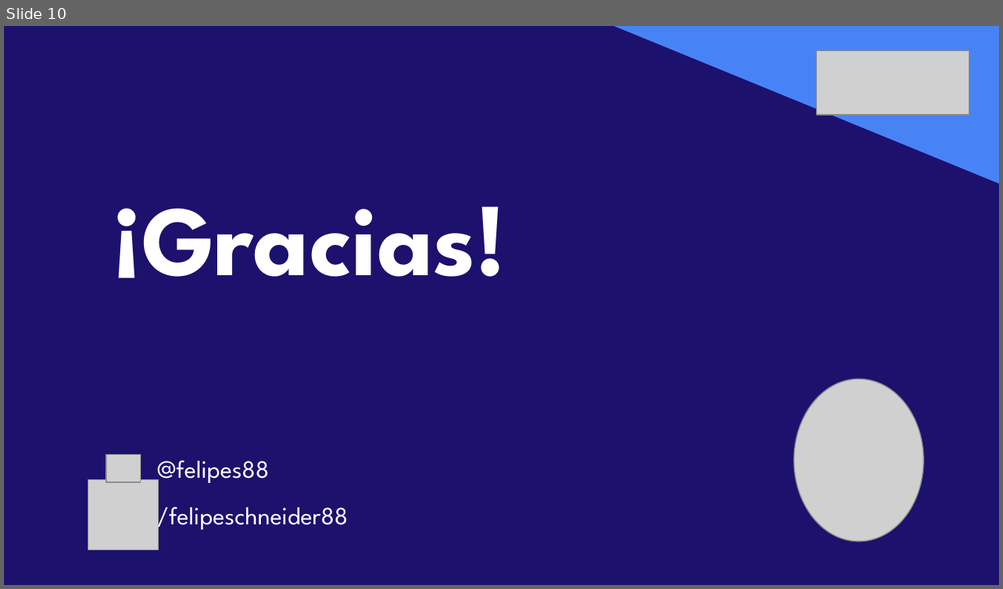
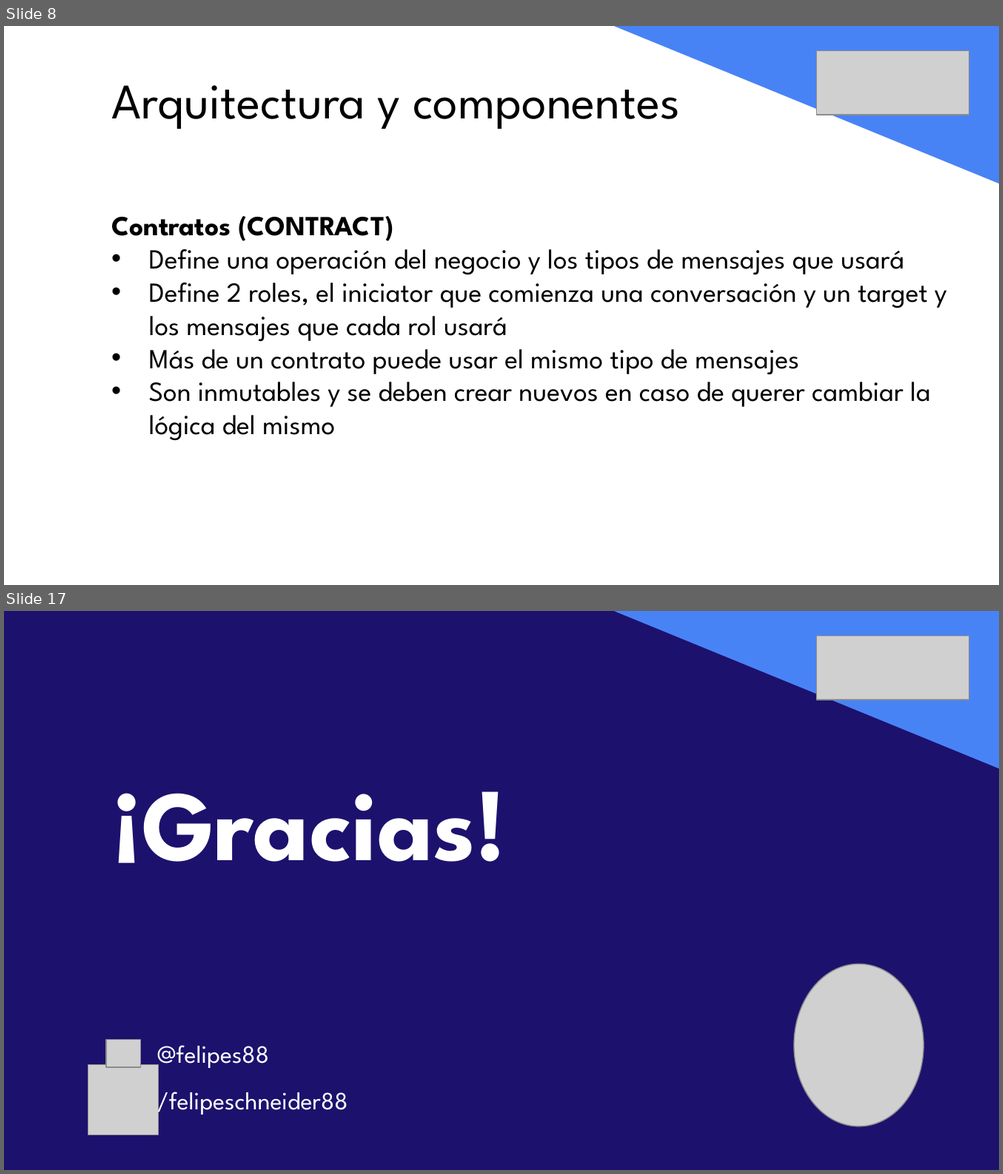
Before and after one commit to felipeschneider88/charlas, a slide deck: vOpen2019/vOpen19-UY-FelipeSchneider.pptx. Shown one above the other, each under a label of ours: slide 10 before the commit, slides 8 and 17 after it; the slides between them are not shown. The pictures are 1003x589 and 1003x1174 pixels, drawn with LibreOffice and Linux fonts; fonts in the diff are those of the drawing; grey boxes stand for pictures. Boxes give left, top, right and bottom in pixels: in the first picture for what was removed or moved away, otherwise in the second. Text is boxed around its words. In the diff, an @@ line names an element or a change of style, - is before the commit and + after.

Commit message:
Presentacion final
Se agregó imagen de arquitectura y se modifico script para que use la base HolaMundo

```diff
--- a/vOpen2019/vOpen19-UY-FelipeSchneider.pptx
+++ b/vOpen2019/vOpen19-UY-FelipeSchneider.pptx
@@ slide 8 added at <box>4,26,999,585</box>, background #FFFFFF @@
@@ right triangle added at <box>614,26,999,184</box>, fill #4883F6 @@
@@ picture added at <box>817,51,970,115</box> @@
@@ text added at <box>111,85,680,129</box>, 36 pt, text #000000 @@
+Arquitectura y componentes
@@ text added at <box>111,216,947,440</box>, 20 pt, text #000000 @@
+Contratos (CONTRACT)
+• Define una operación del negocio y los tipos de mensajes que usará
+• Define 2 roles, el iniciator que comienza una conversación y un target y los mensajes que cada rol usará
+• Más de un contrato puede usar el mismo tipo de mensajes
+• Son inmutables y se deben crear nuevos en caso de querer cambiar la lógica del mismo
@@ what was slide 10 is now slide 17 @@
```
Also in this commit, not shown: 2 slides changed, 10 other slides added, 4 slides removed, 2 other files.
